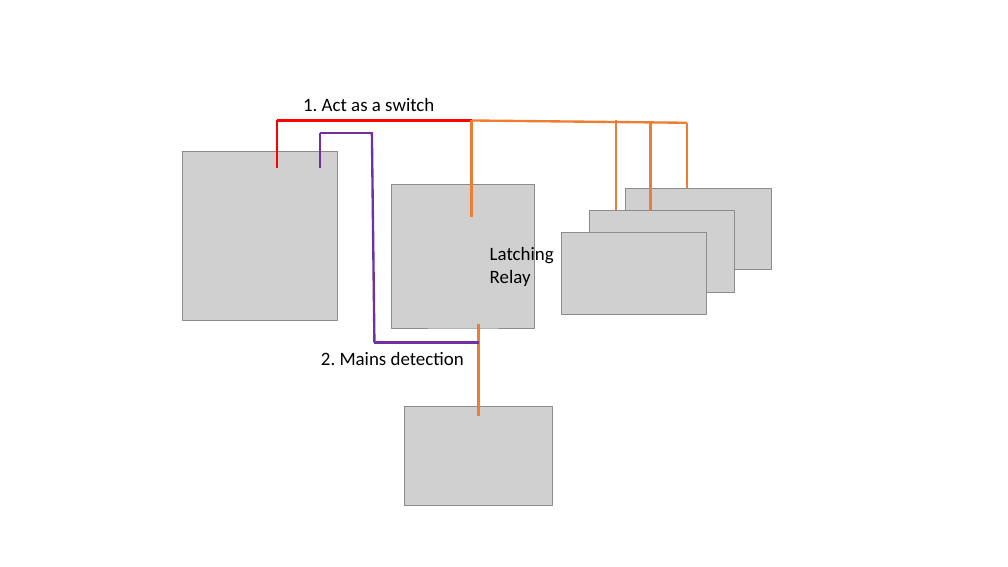
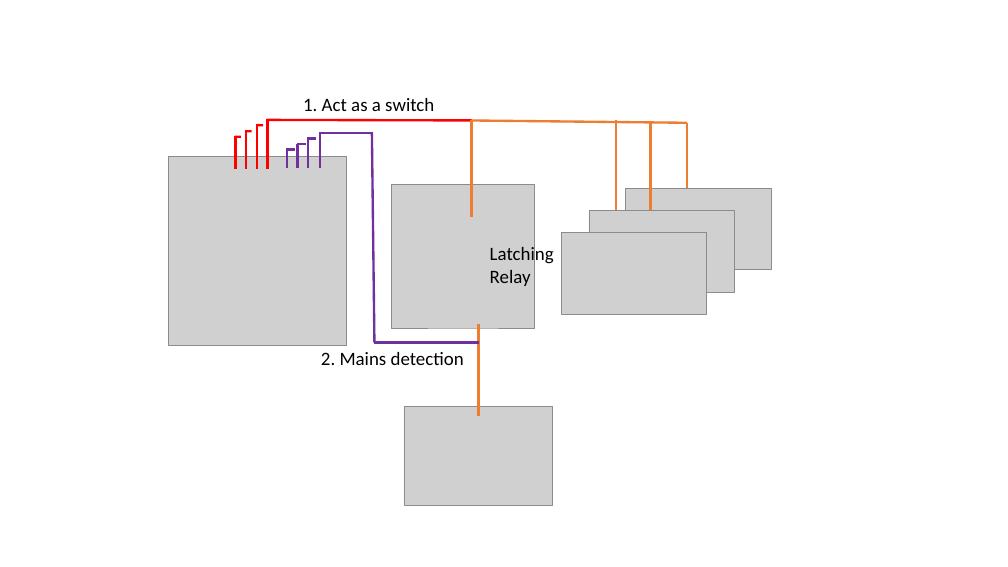
Before and after one commit to crgarcia12/electronics-homeassistant-lightscontroll, a slide deck: slide 1 of PCB/schematics-v17-safety-jlcpcb/readme-media/home-connections.pptx. Drawn at 1008x567 pixels with LibreOffice and Linux fonts; fonts in the diff are those of the drawing; grey boxes stand for pictures. Boxes give left, top, right and bottom in pixels: in the first picture for what was removed or moved away, otherwise in the second. Text is boxed around its words. In the diff, an @@ line names an element or a change of style, - is before the commit and + after.

```diff
--- a/PCB/schematics-v17-safety-jlcpcb/readme-media/home-connections.pptx
+++ b/PCB/schematics-v17-safety-jlcpcb/readme-media/home-connections.pptx
@@ line moved from (278, 120) - (278, 168) to (268, 119) - (268, 169) @@
@@ line added from (241, 137) to (235, 137), #FF0000 2.25 pt @@
@@ line added from (236, 135) to (236, 169), #FF0000 2.25 pt @@
@@ line added from (246, 130) to (246, 169), #FF0000 2.25 pt @@
@@ line added from (252, 132) to (246, 132), #FF0000 2.25 pt @@
@@ line added from (257, 124) to (257, 169), #FF0000 2.25 pt @@
@@ line added from (263, 126) to (257, 126), #FF0000 2.25 pt @@
@@ line moved from (472, 120) - (278, 120) to (472, 120) - (267, 120) @@
@@ line added from (306, 144) to (297, 144), #7030A0 2.25 pt @@
@@ line added from (298, 144) to (298, 169), #7030A0 2.25 pt @@
@@ line added from (316, 138) to (308, 138), #7030A0 2.25 pt @@
@@ line added from (309, 138) to (309, 168), #7030A0 2.25 pt @@
@@ picture: place and size @@
-picture at (182, 151, 338, 320)
+picture at (169, 157, 347, 346)
@@ line added from (295, 150) to (286, 150), #7030A0 2.25 pt @@
@@ line added from (287, 150) to (287, 169), #7030A0 2.25 pt @@
```
Also in this commit, not shown: 7 other files.
